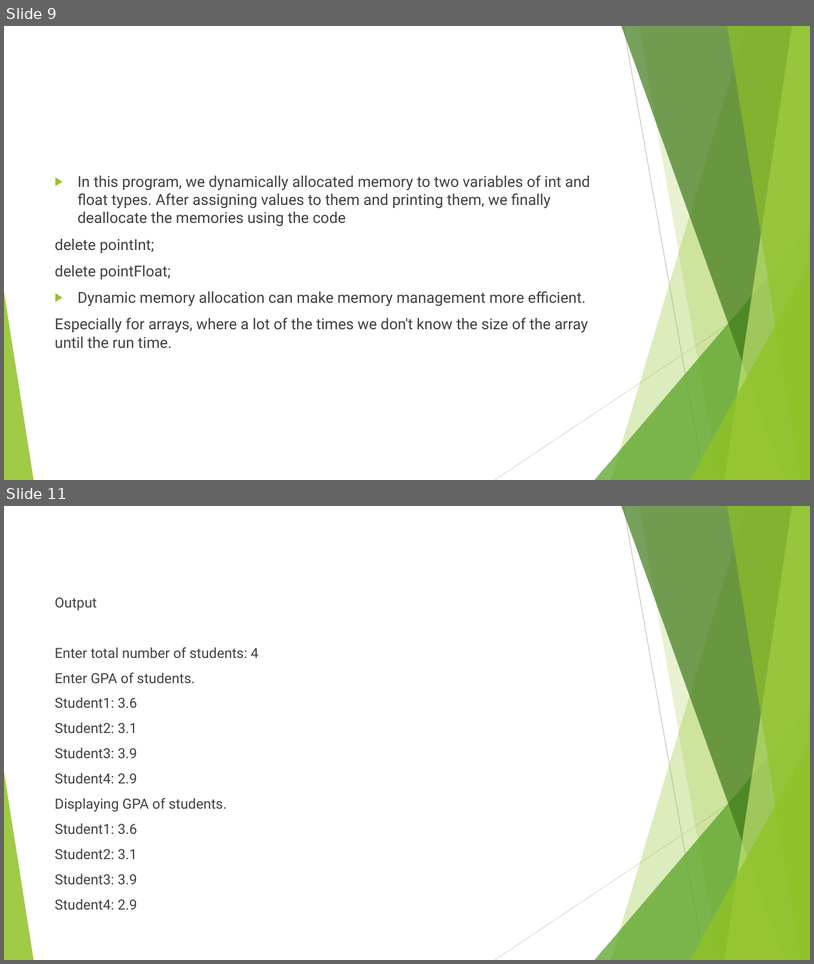
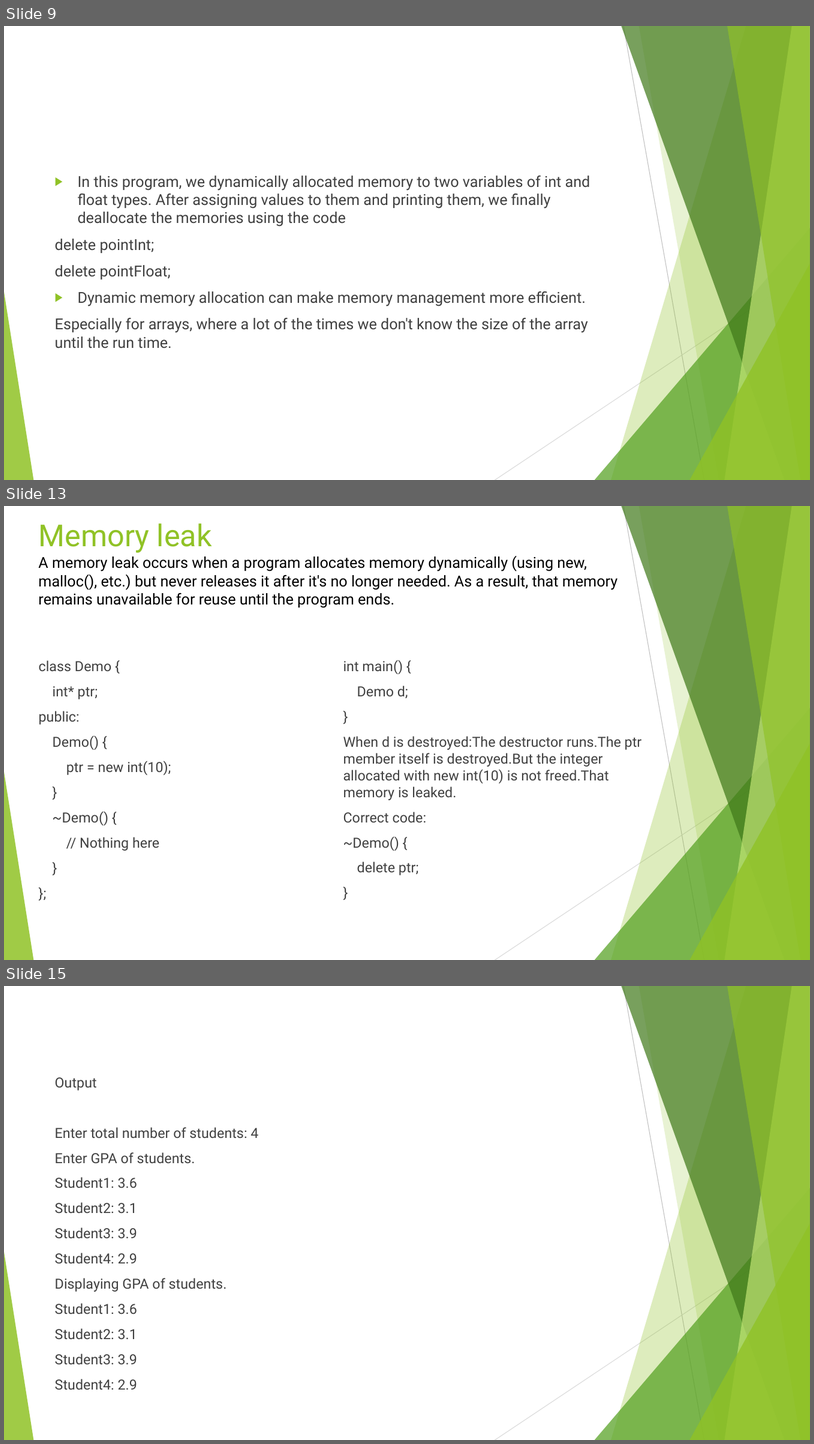
Before and after one commit to Montasirnafees/2---1, a slide deck: CSE 213 (OOP)/Lecture 9-Dynamic Memory Allocation.pptx. Shown one above the other, each under a label of ours: slides 9 and 11 before the commit, slides 9, 13 and 15 after it; the slides between them are not shown. The pictures are 814x964 and 814x1444 pixels, drawn with LibreOffice and Linux fonts; fonts in the diff are those of the drawing. Boxes give left, top, right and bottom in pixels: in the first picture for what was removed or moved away, otherwise in the second. Text is boxed around its words. In the diff, an @@ line names an element or a change of style, - is before the commit and + after.

```diff
--- a/CSE 213 (OOP)/Lecture 9-Dynamic Memory Allocation.pptx
+++ b/CSE 213 (OOP)/Lecture 9-Dynamic Memory Allocation.pptx
@@ slide 13 added at (4,506,810,960), background #FFFFFF; not listed: 10 template elements that a slide beside it also shows @@
@@ title added at (39,523,212,553), 36 pt, text #90C226 @@
+Memory leak
@@ text added at (38,556,618,608), 18 pt, text #000000 @@
+A memory leak occurs when a program allocates memory dynamically (using new, malloc(), etc.) but never releases it after it's no longer needed. As a result, that memory remains unavailable for reuse until the program ends.
@@ text added at (39,660,642,875), 16.6 pt, text #404040 @@
+class Demo {
+int* ptr;
+public:
+Demo() {
+ptr = new int(10);
+}
+~Demo() {
+// Nothing here
+}
+};
+int main() {
+Demo d;
+}
+When d is destroyed:The destructor runs.The ptr member itself is destroyed.But the integer allocated with new int(10) is not freed.That memory is leaked.
+Correct code:
+~Demo() {
+delete ptr;
+}
@@ what was slide 11 is now slide 15 @@
```
Also in this commit, not shown: 4 slides changed, 4 other slides added, 1 slide removed, 14 other files.
